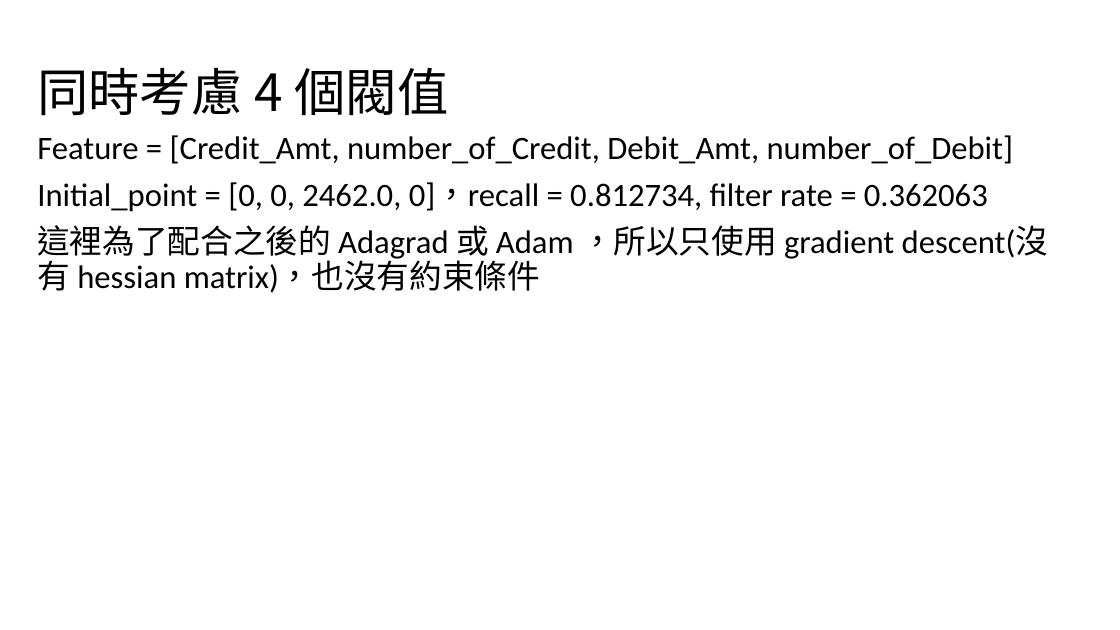
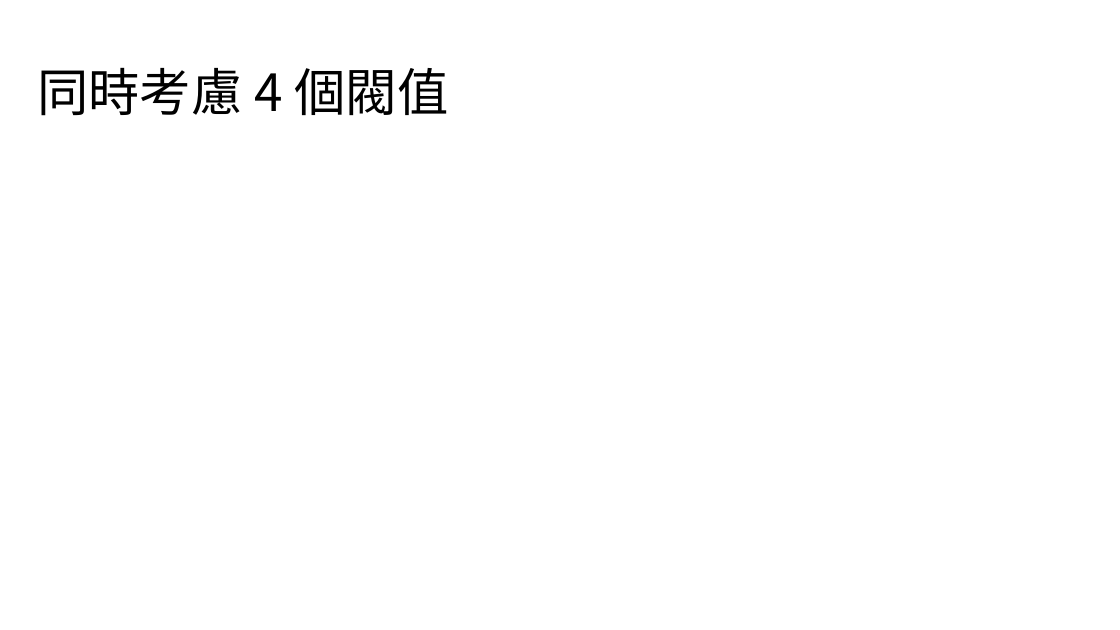
Before and after one commit to eason758/MetaEdge, a slide deck: slide 7 of ppt/20221208.pptx. Drawn at 1120x630 pixels with LibreOffice and Linux fonts; fonts in the diff are those of the drawing; grey boxes stand for pictures. Boxes give left, top, right and bottom in pixels: in the first picture for what was removed or moved away, otherwise in the second. Text is boxed around its words. In the diff, an @@ line names an element or a change of style, - is before the commit and + after.

```diff
--- a/ppt/20221208.pptx
+++ b/ppt/20221208.pptx
@@ text removed at (x1=37, y1=135, x2=1049, y2=293) @@
-Feature = [Credit_Amt, number_of_Credit, Debit_Amt, number_of_Debit]
-Initial_point = [0, 0, 2462.0, 0]，recall = 0.812734, filter rate = 0.362063
-這裡為了配合之後的 Adagrad 或 Adam ，所以只使用 gradient descent(沒有 hessian matrix)，也沒有約束條件
```
Also in this commit, not shown: 2 other slides changed, 4 other files.
